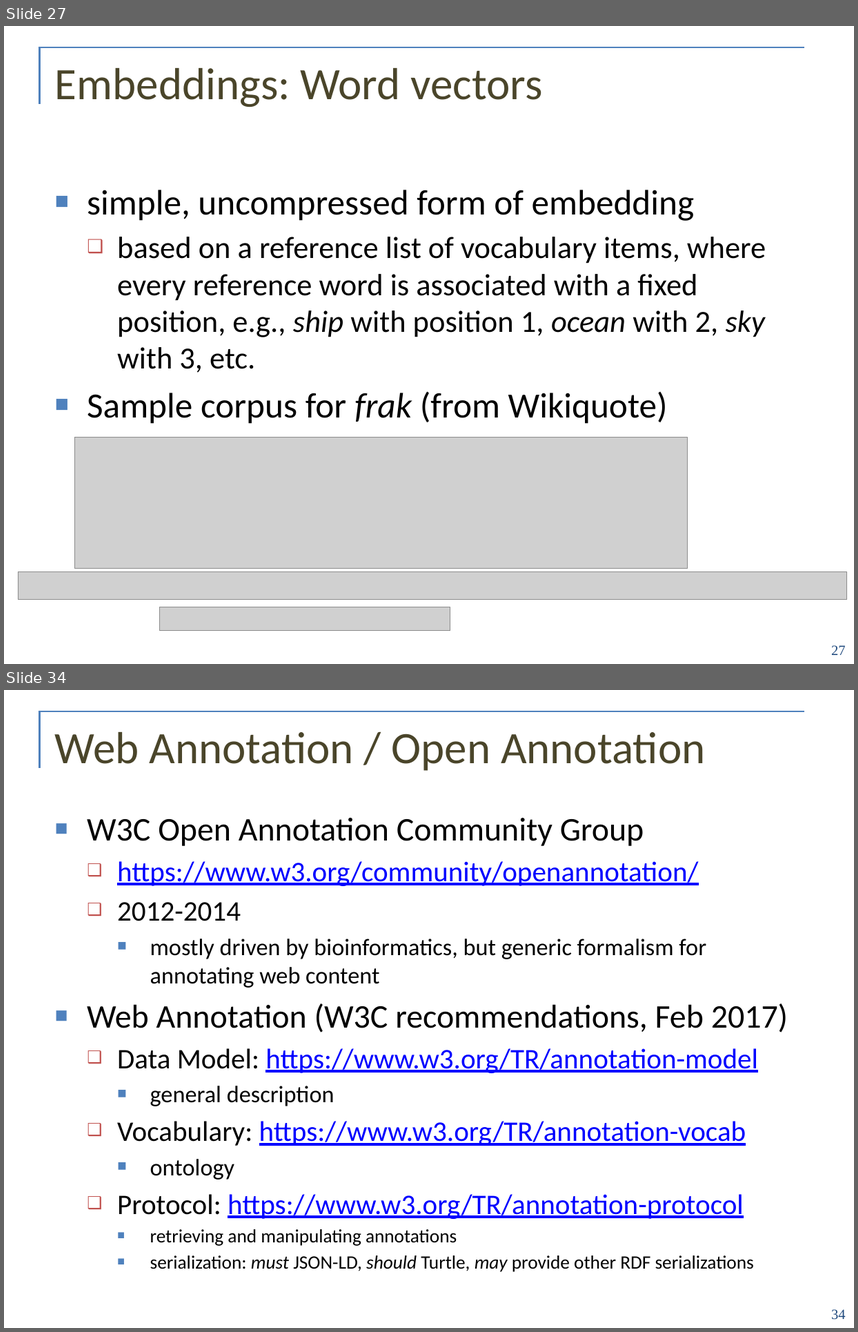
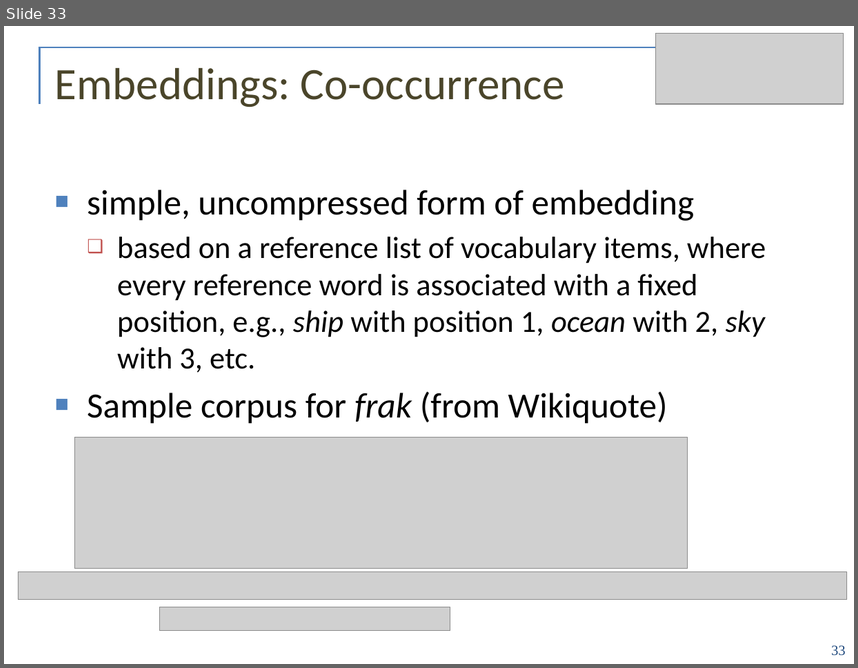
Before and after one commit to ontolex/frequency-attestation-corpus-information, a slide deck: doc/ontolex-f2f-leipzig-may2019.pptx. Shown one above the other, each under a label of ours: slides 27 and 34 before the commit, slide 33 after it; the slides between them are not shown. The pictures are 858x1332 and 858x668 pixels, drawn with LibreOffice and Linux fonts; fonts in the diff are those of the drawing; grey boxes stand for pictures; background and template pictures are left out. Boxes give left, top, right and bottom in pixels: in the first picture for what was removed or moved away, otherwise in the second. Text is boxed around its words. In the diff, an @@ line names an element or a change of style, - is before the commit and + after.

```diff
--- a/doc/ontolex-f2f-leipzig-may2019.pptx
+++ b/doc/ontolex-f2f-leipzig-may2019.pptx
@@ slide 34 removed at box(4, 690, 854, 1328), background #FFFFFF; not listed: 2 template elements that a slide beside it also shows @@
@@ title removed at box(55, 732, 705, 771) @@
-Web Annotation / Open Annotation
@@ text removed at box(87, 818, 789, 1272) @@
-■ W3C Open Annotation Community Group
-  ❑ https://www.w3.org/community/openannotation/
-  ❑ 2012-2014
-    ■ mostly driven by bioinformatics, but generic formalism for annotating web content
-■ Web Annotation (W3C recommendations, Feb 2017)
-  ❑ Data Model: https://www.w3.org/TR/annotation-model
-    ■ general description
-  ❑ Vocabulary: https://www.w3.org/TR/annotation-vocab
-    ■ ontology
-  ❑ Protocol: https://www.w3.org/TR/annotation-protocol
-    ■ retrieving and manipulating annotations
-    ■ serialization: must JSON-LD, should Turtle, may provide other RDF serializations
@@ page number removed at box(831, 1309, 845, 1319) @@
-34
@@ what was slide 27 is now slide 33 @@
@@ slide 33 changed as well @@
@@ picture added at box(656, 33, 844, 103) @@
@@ ellipse added at box(668, 37, 843, 53), fill #FFFFFF @@
@@ title at box(55, 68, 565, 107): text changed @@
-Embeddings: Word vectors
+Embeddings: Co-occurrence
@@ page number at box(831, 645, 845, 655): text changed @@
-27
+33
```
Also in this commit, not shown: 21 other slides changed, 27 slides added, 49 other slides removed.
